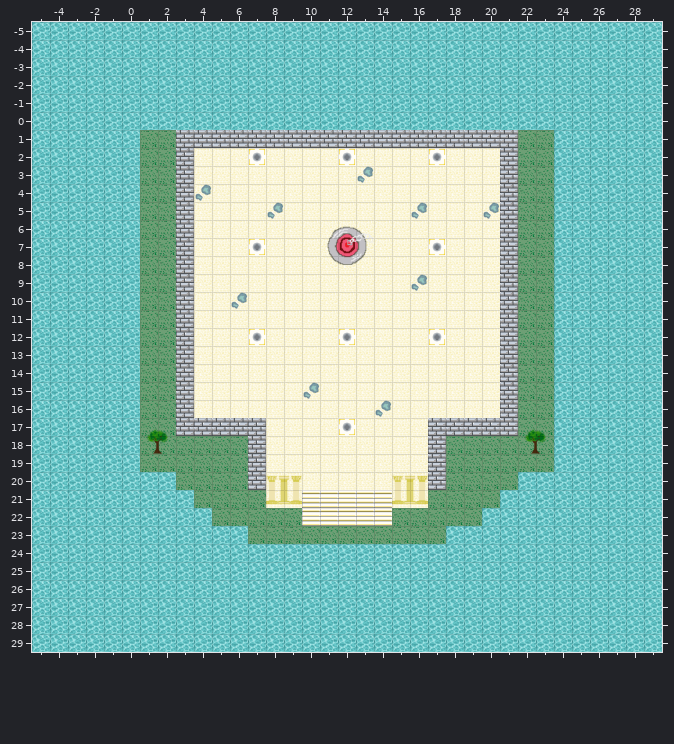
Tiled map, stored at source/core/assets/images/level_1_tiledmap/level_1.tmx. The picture above is the old version.
Cells are 32x32 px. Shown: x -5..29, y -5..29.
The result:
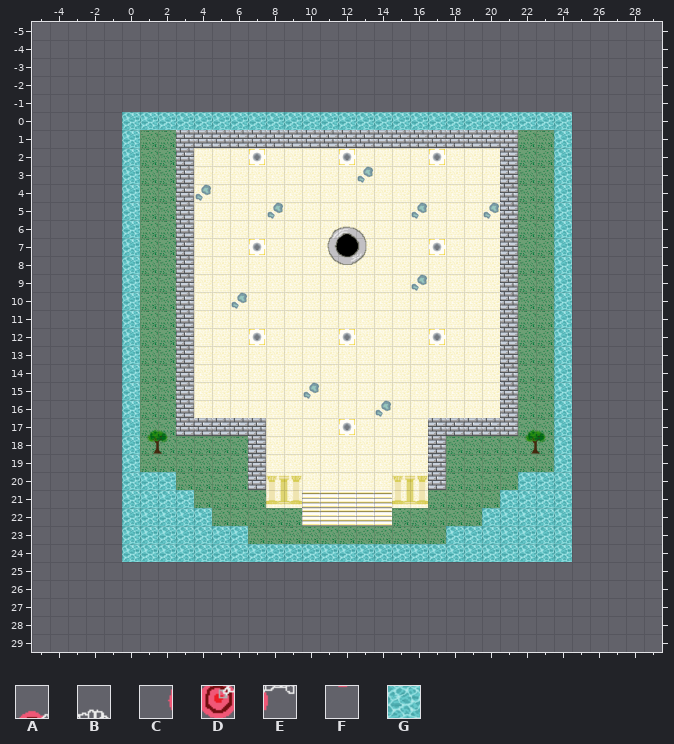
Key: from "drain_plug": A 1, B 2, C 3, D 4, E 5, F 7; from "water_tile": G 0.
_ is an empty cell, . an unchanged one.
Changes in this commit:
--- layer "Tile Layer 1"
@@ x -5..29 @@
--5 GGGGGGGGGGGGGGGGGGGGGGGGGGGGGGGGGGG
--4 GGGGGGGGGGGGGGGGGGGGGGGGGGGGGGGGGGG
--3 GGGGGGGGGGGGGGGGGGGGGGGGGGGGGGGGGGG
--2 GGGGGGGGGGGGGGGGGGGGGGGGGGGGGGGGGGG
--1 GGGGGGGGGGGGGGGGGGGGGGGGGGGGGGGGGGG
- 0 GGGGG.........................GGGGG
- 1 GGGGG.........................GGGGG
- 2 GGGGG.........................GGGGG
- 3 GGGGG.........................GGGGG
- 4 GGGGG.........................GGGGG
- 5 GGGGG.........................GGGGG
- 6 GGGGG.........................GGGGG
- 7 GGGGG.........................GGGGG
- 8 GGGGG.........................GGGGG
- 9 GGGGG.........................GGGGG
-10 GGGGG.........................GGGGG
-11 GGGGG.........................GGGGG
-12 GGGGG.........................GGGGG
-13 GGGGG.........................GGGGG
-14 GGGGG.........................GGGGG
-15 GGGGG.........................GGGGG
-16 GGGGG.........................GGGGG
-17 GGGGG.........................GGGGG
-18 GGGGG.........................GGGGG
-19 GGGGG.........................GGGGG
-20 GGGGG.........................GGGGG
-21 GGGGG.........................GGGGG
-22 GGGGG.........................GGGGG
-23 GGGGG.........................GGGGG
-24 GGGGG.........................GGGGG
-25 GGGGGGGGGGGGGGGGGGGGGGGGGGGGGGGGGGG
-26 GGGGGGGGGGGGGGGGGGGGGGGGGGGGGGGGGGG
-27 GGGGGGGGGGGGGGGGGGGGGGGGGGGGGGGGGGG
-28 GGGGGGGGGGGGGGGGGGGGGGGGGGGGGGGGGGG
-29 GGGGGGGGGGGGGGGGGGGGGGGGGGGGGGGGGGG
+-5 ___________________________________
+-4 ___________________________________
+-3 ___________________________________
+-2 ___________________________________
+-1 ___________________________________
+ 0 _____........................._____
+ 1 _____........................._____
+ 2 _____........................._____
+ 3 _____........................._____
+ 4 _____........................._____
+ 5 _____........................._____
+ 6 _____........................._____
+ 7 _____........................._____
+ 8 _____........................._____
+ 9 _____........................._____
+10 _____........................._____
+11 _____........................._____
+12 _____........................._____
+13 _____........................._____
+14 _____........................._____
+15 _____........................._____
+16 _____........................._____
+17 _____........................._____
+18 _____........................._____
+19 _____........................._____
+20 _____........................._____
+21 _____........................._____
+22 _____........................._____
+23 _____........................._____
+24 _____........................._____
+25 ___________________________________
+26 ___________________________________
+27 ___________________________________
+28 ___________________________________
+29 ___________________________________
--- layer "Plug" (removed)
@@ x 11..13 @@
- 6 .AB
- 7 CDE
- 8 .F.
+ 6 .__
+ 7 ___
+ 8 ._.
